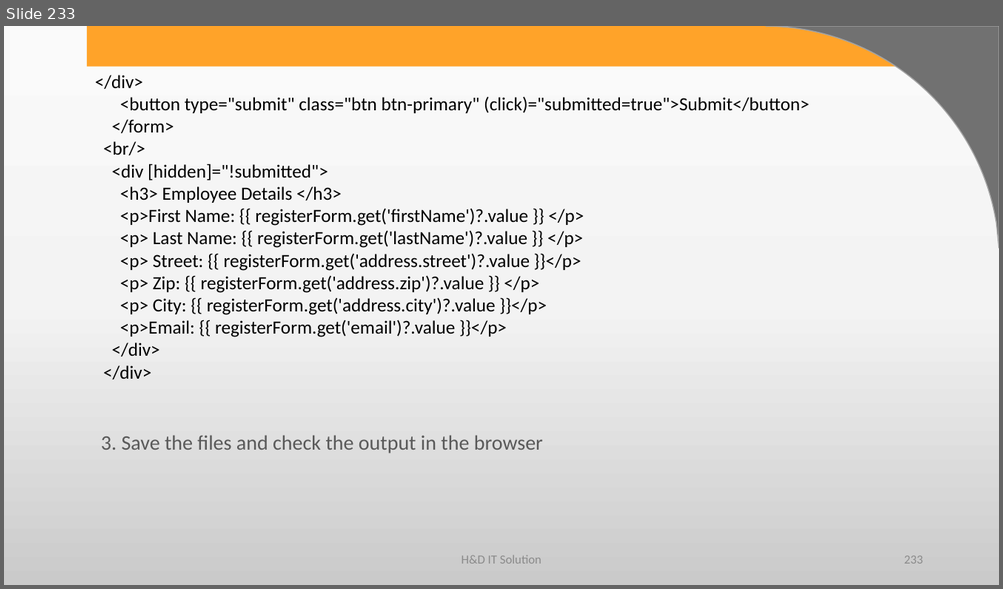
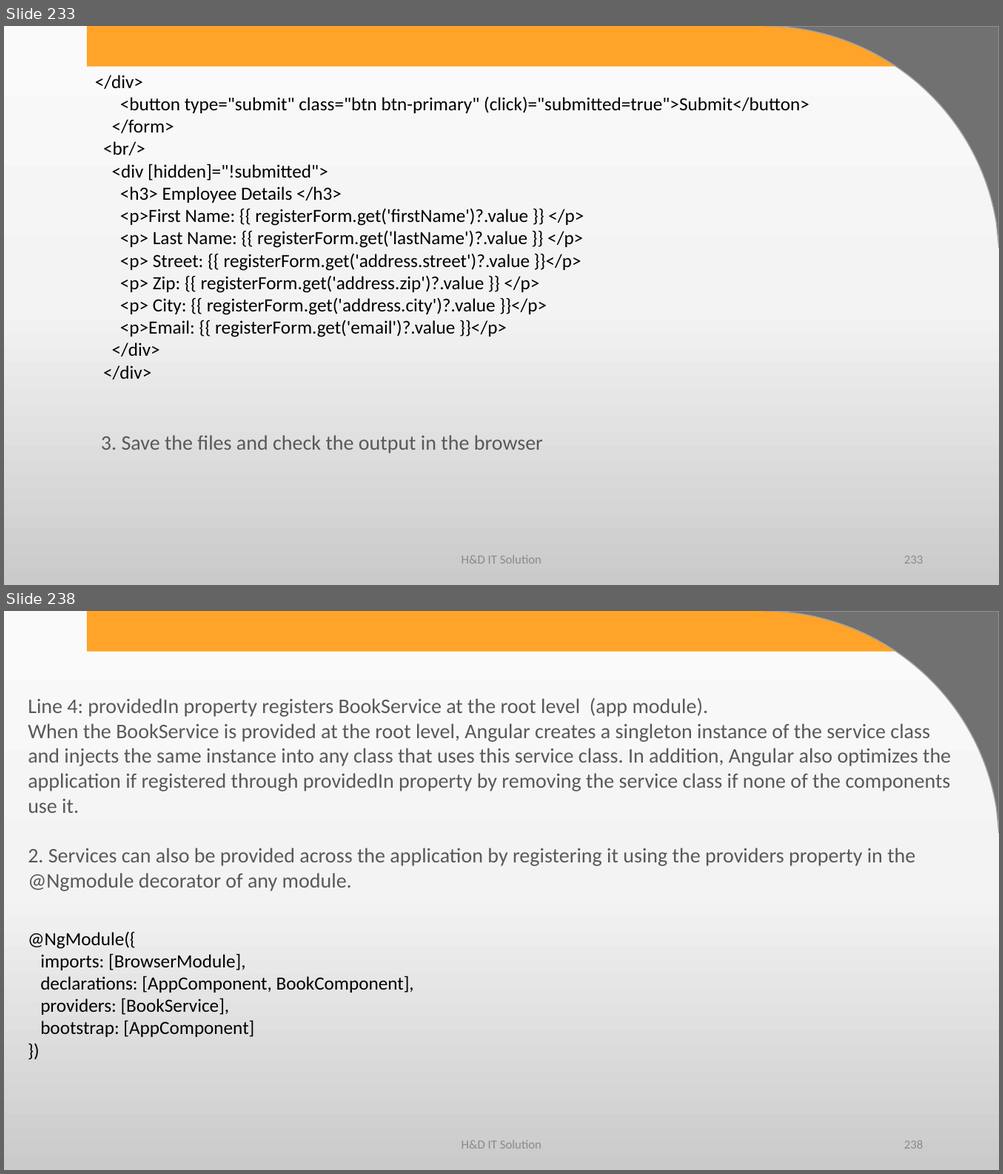
Before and after one commit to harshadasawant/forms, a slide deck: ppt/ANGULAR.pptx. Shown one above the other, each under a label of ours: slide 233 before the commit, slides 233 and 238 after it; the slides between them are not shown. The pictures are 1003x589 and 1003x1174 pixels, drawn with LibreOffice and Linux fonts; fonts in the diff are those of the drawing; background and template pictures are left out. Boxes give left, top, right and bottom in pixels: in the first picture for what was removed or moved away, otherwise in the second. Text is boxed around its words. In the diff, an @@ line names an element or a change of style, - is before the commit and + after.

Commit message:
added service

```diff
--- a/ppt/ANGULAR.pptx
+++ b/ppt/ANGULAR.pptx
@@ slide 238 added at (4, 611, 999, 1170), background gradient #FBFBFB to #F4F4F4 to #CBCBCB; not listed: 2 template elements that a slide beside it also shows @@
@@ text added at (28, 698, 950, 891), 20 pt, text #595959 @@
+Line 4: providedIn property registers BookService at the root level (app module).
+When the BookService is provided at the root level, Angular creates a singleton instance of the service class and injects the same instance into any class that uses this service class. In addition, Angular also optimizes the application if registered through providedIn property by removing the service class if none of the components use it.
+2. Services can also be provided across the application by registering it using the providers property in the @Ngmodule decorator of any module.
@@ text added at (28, 931, 414, 1037), 18 pt, text #000000 @@
+@NgModule({
+imports: [BrowserModule],
+declarations: [AppComponent, BookComponent],
+providers: [BookService],
+bootstrap: [AppComponent]
+})
@@ text added at (461, 1141, 541, 1149), 12 pt, text #8C8C8C @@
+H&D IT Solution
@@ page number added at (904, 1141, 922, 1149), 12 pt, text #8C8C8C @@
+238
```
Also in this commit, not shown: 25 other slides added, 12 other files.
